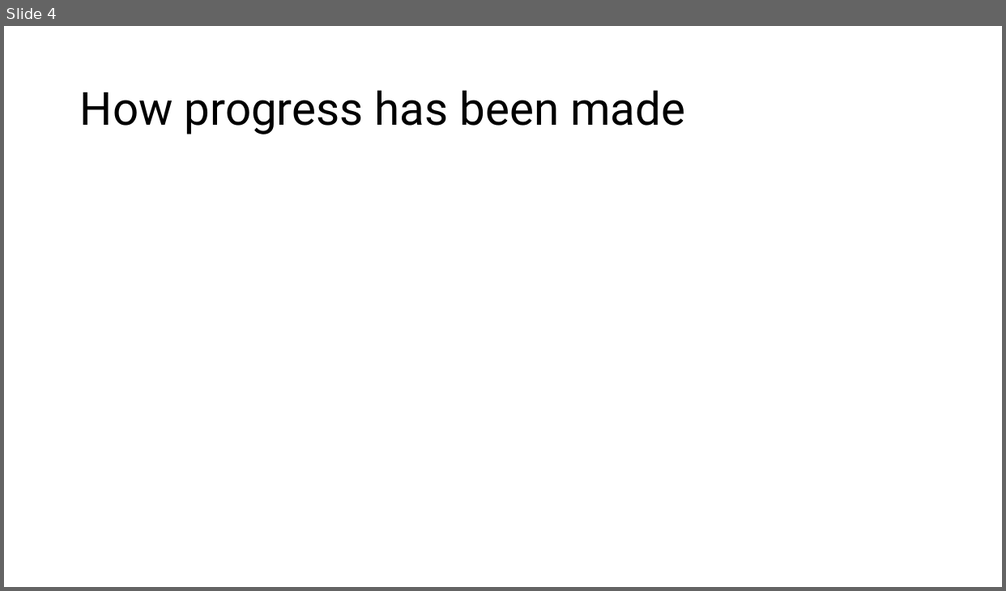
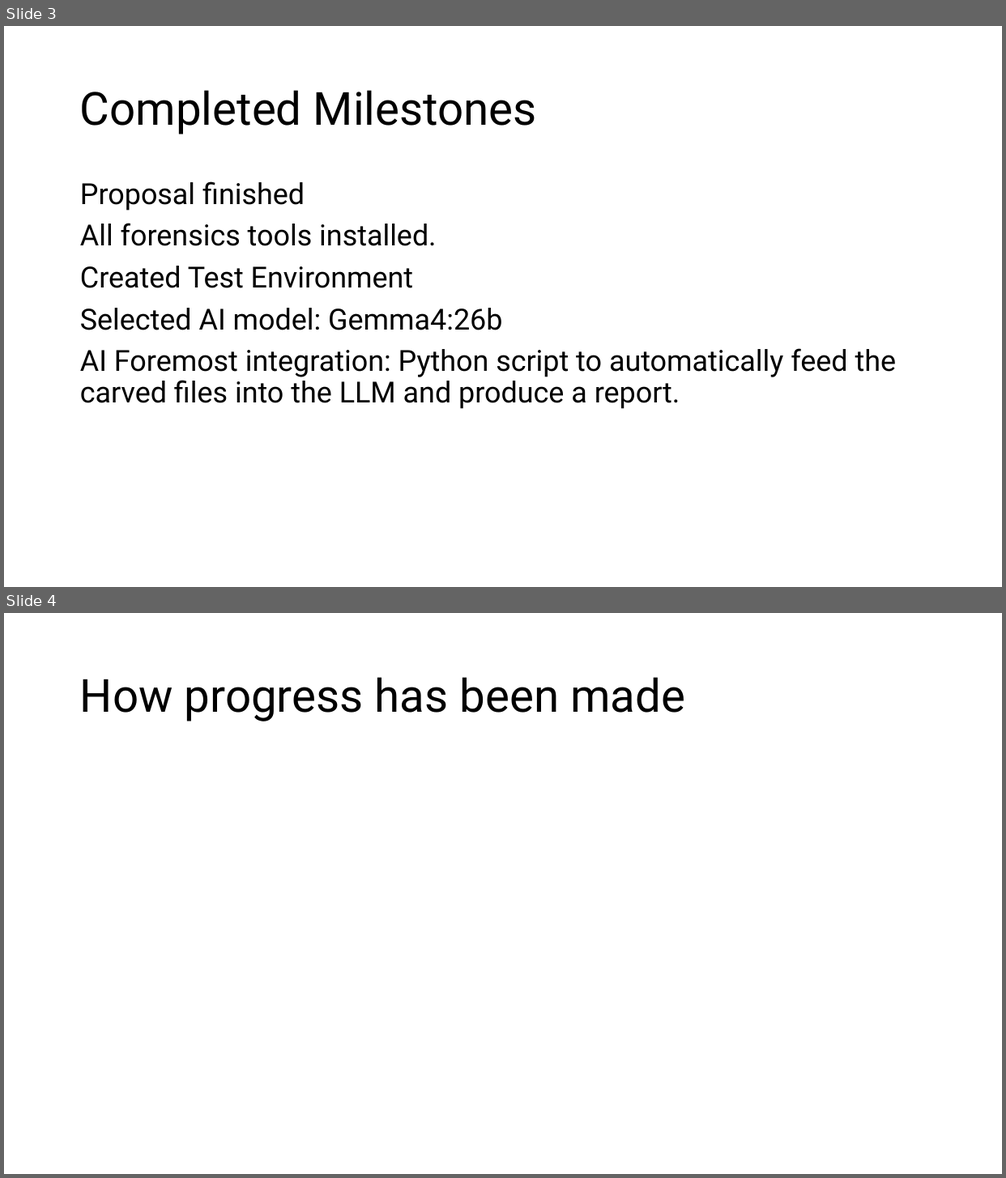
Before and after one commit to DavidSushames/BHB-Capstone, a slide deck: Mid Project Presentation.pptx. Shown one above the other, each under a label of ours: slide 4 before the commit, slides 3 and 4 after it. The pictures are 1006x591 and 1006x1178 pixels, drawn with LibreOffice and Linux fonts; fonts in the diff are those of the drawing. Boxes give left, top, right and bottom in pixels: in the first picture for what was removed or moved away, otherwise in the second. Text is boxed around its words. In the diff, an @@ line names an element or a change of style, - is before the commit and + after.

```diff
--- a/Mid Project Presentation.pptx
+++ b/Mid Project Presentation.pptx
@@ slide 3 added at box(4, 26, 1002, 587), background #FFFFFF @@
@@ title added at box(80, 90, 537, 135), 44 pt, text #000000 @@
+Completed Milestones
@@ text added at box(80, 182, 897, 409), 28 pt, text #000000 @@
+Proposal finished
+All forensics tools installed.
+Created Test Environment
+Selected AI model: Gemma4:26b
+AI Foremost integration: Python script to automatically feed the carved files into the LLM and produce a report.
```
Also in this commit, not shown: 3 slides changed, 1 slide removed, 8 other files.
